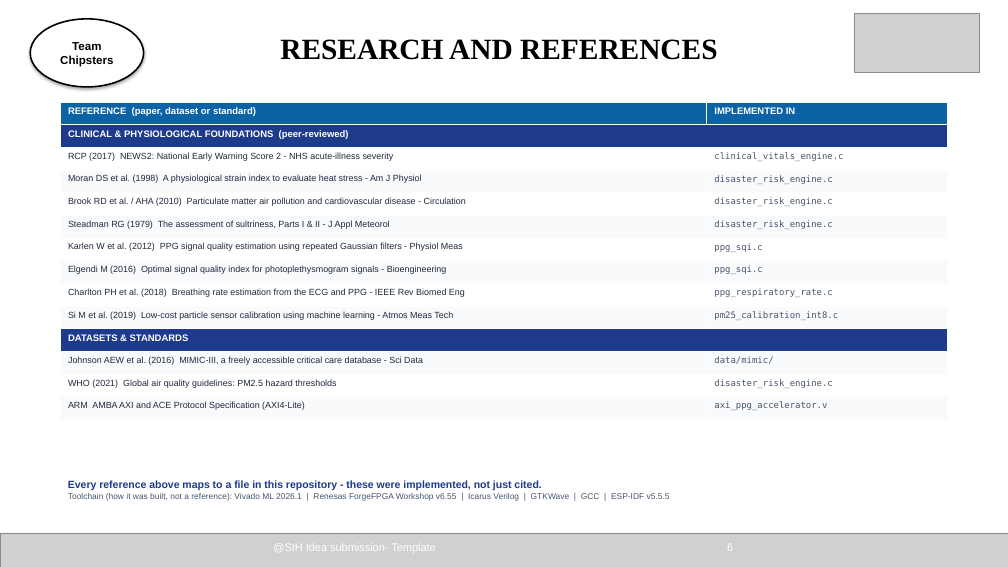
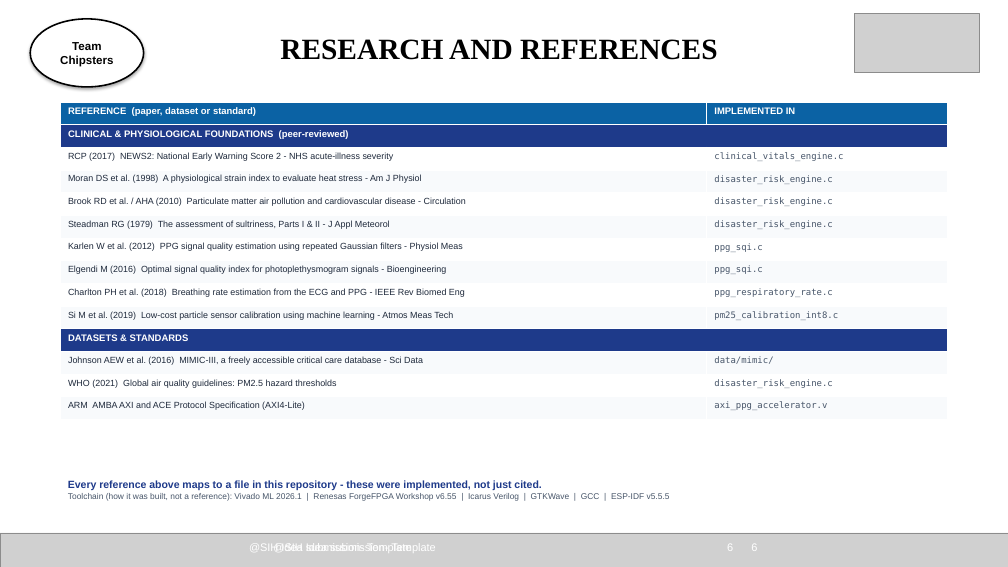
Before and after one commit to novafang23/FPGA-Accelerated-Personal-Health-Companion-Edge-Disaster-Monitor, a slide deck: slide 6 of docs/presentation/SIH26181_Official_Template_Presentation.pptx. Drawn at 1008x567 pixels with LibreOffice and Linux fonts; fonts in the diff are those of the drawing; grey boxes stand for pictures. Boxes give left, top, right and bottom in pixels: in the first picture for what was removed or moved away, otherwise in the second. Text is boxed around its words. In the diff, an @@ line names an element or a change of style, - is before the commit and + after.

```diff
--- a/docs/presentation/SIH26181_Official_Template_Presentation.pptx
+++ b/docs/presentation/SIH26181_Official_Template_Presentation.pptx
@@ text added at bbox=[273, 542, 733, 554], 10.5 pt, text #FFFFFF @@
+@SIH Idea submission- Template 6
```
Also in this commit, not shown: 4 other slides changed, 1 other file.
